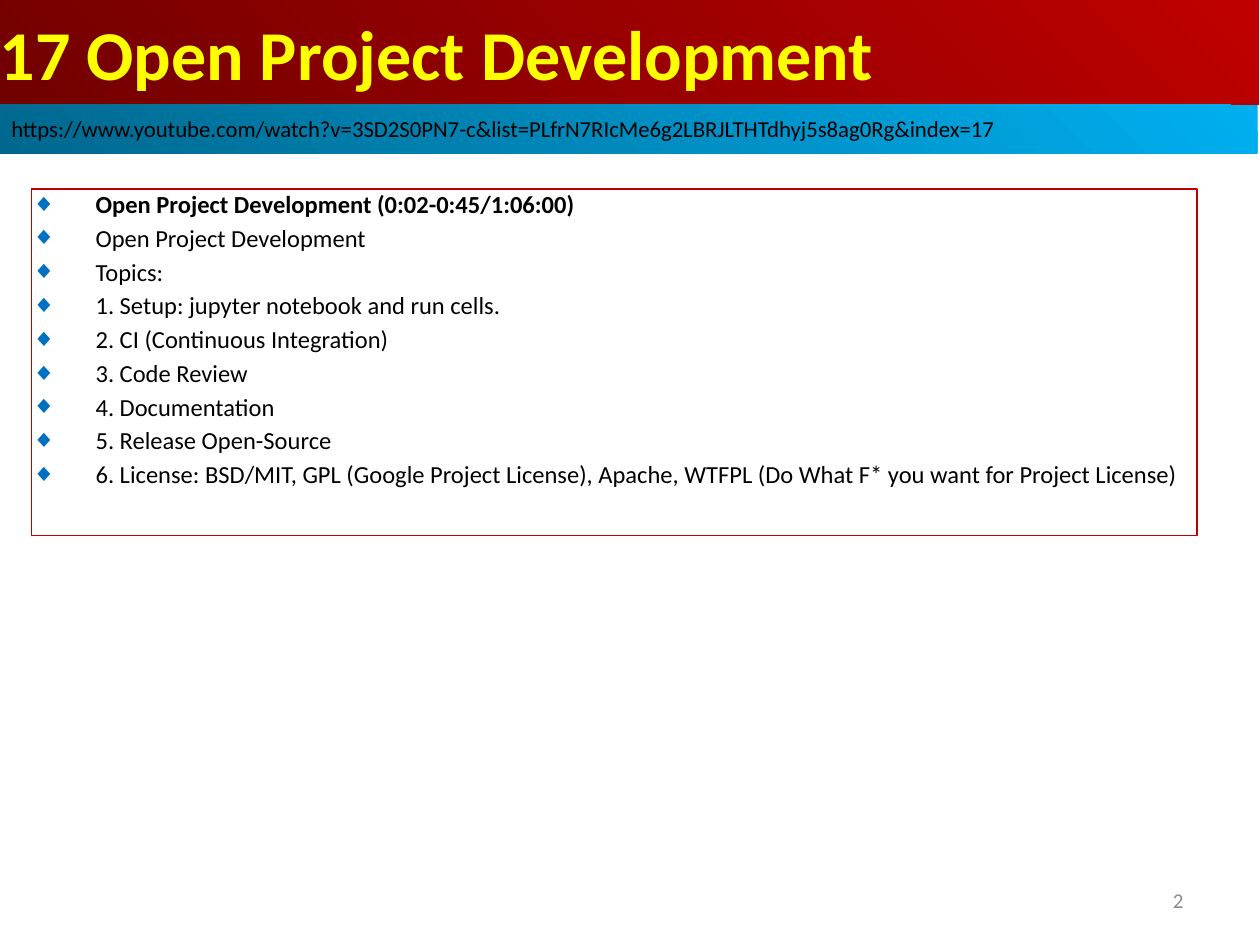
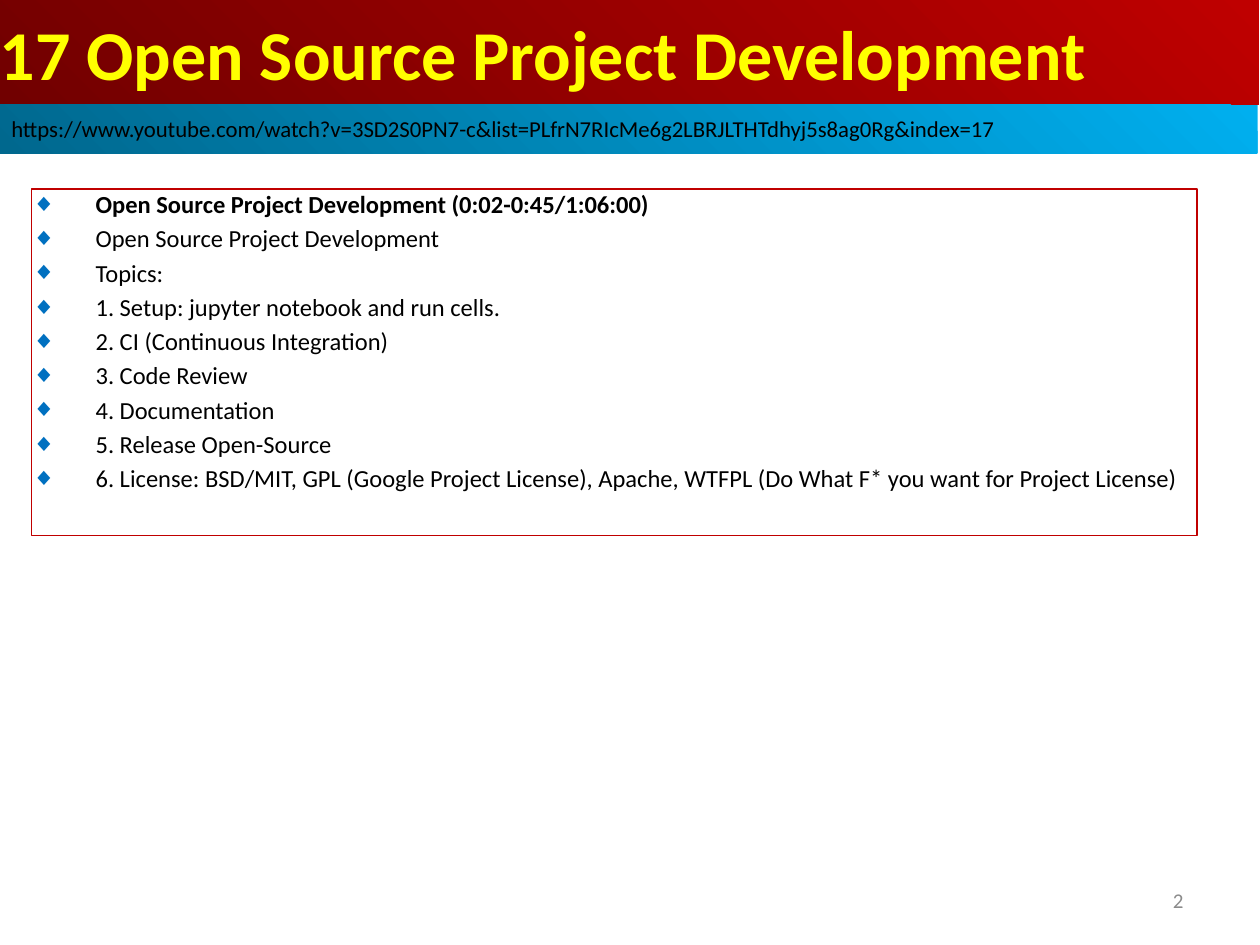
Before and after one commit to peterhchen/AIU_CS800_Chisel, a slide deck: slide 2 of 500_UCSC_HWD/017_Dev/000_Video/017.Dev.ppt. Drawn at 1260x945 pixels with LibreOffice and Linux fonts; fonts in the diff are those of the drawing. Boxes give left, top, right and bottom in pixels: in the first picture for what was removed or moved away, otherwise in the second. Text is boxed around its words. In the diff, an @@ line names an element or a change of style, - is before the commit and + after.

```diff
--- a/500_UCSC_HWD/017_Dev/000_Video/017.Dev.ppt
+++ b/500_UCSC_HWD/017_Dev/000_Video/017.Dev.ppt
@@ text in rectangle at bbox=[0, 31, 1085, 92]: text changed @@
-17 Open Project Development
+17 Open Source Project Development
@@ text in rectangle at bbox=[96, 195, 649, 252]: text changed @@
-◆ Open Project Development (0:02-0:45/1:06:00)
-◆ Open Project Development
+◆ Open Source Project Development (0:02-0:45/1:06:00)
+◆ Open Source Project Development
```
Also in this commit, not shown: 2 other slides changed.
